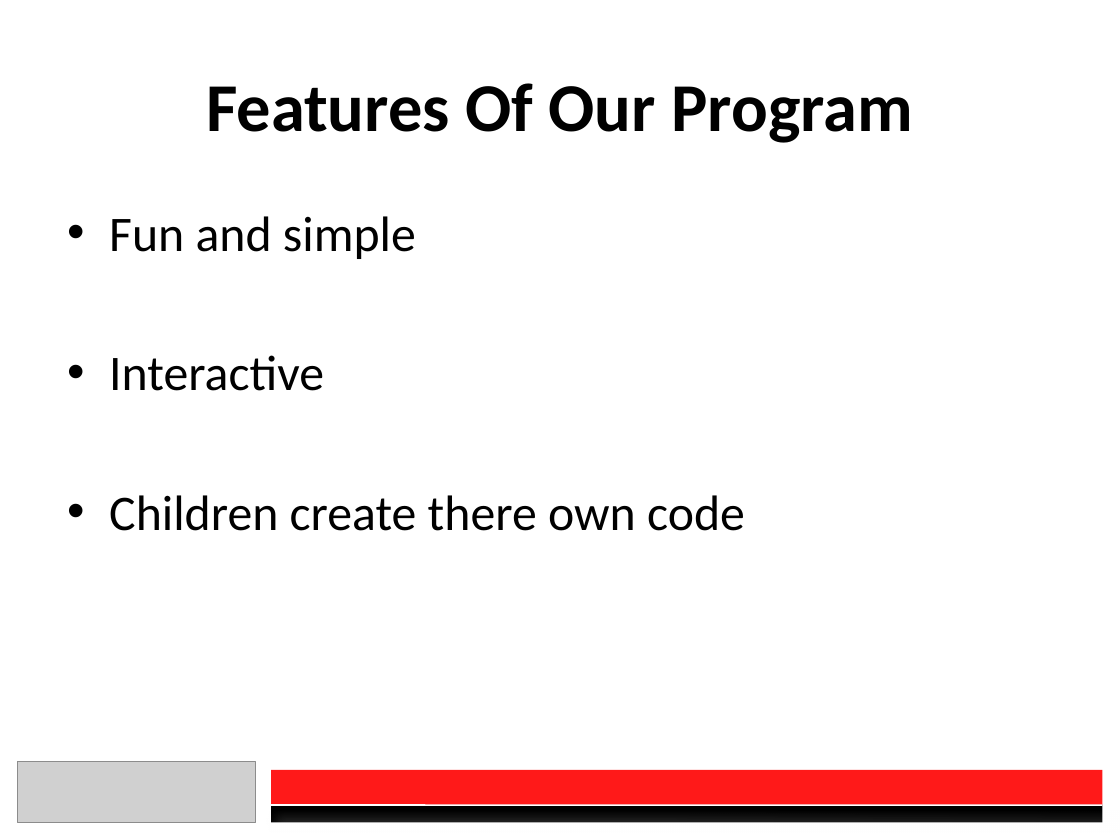
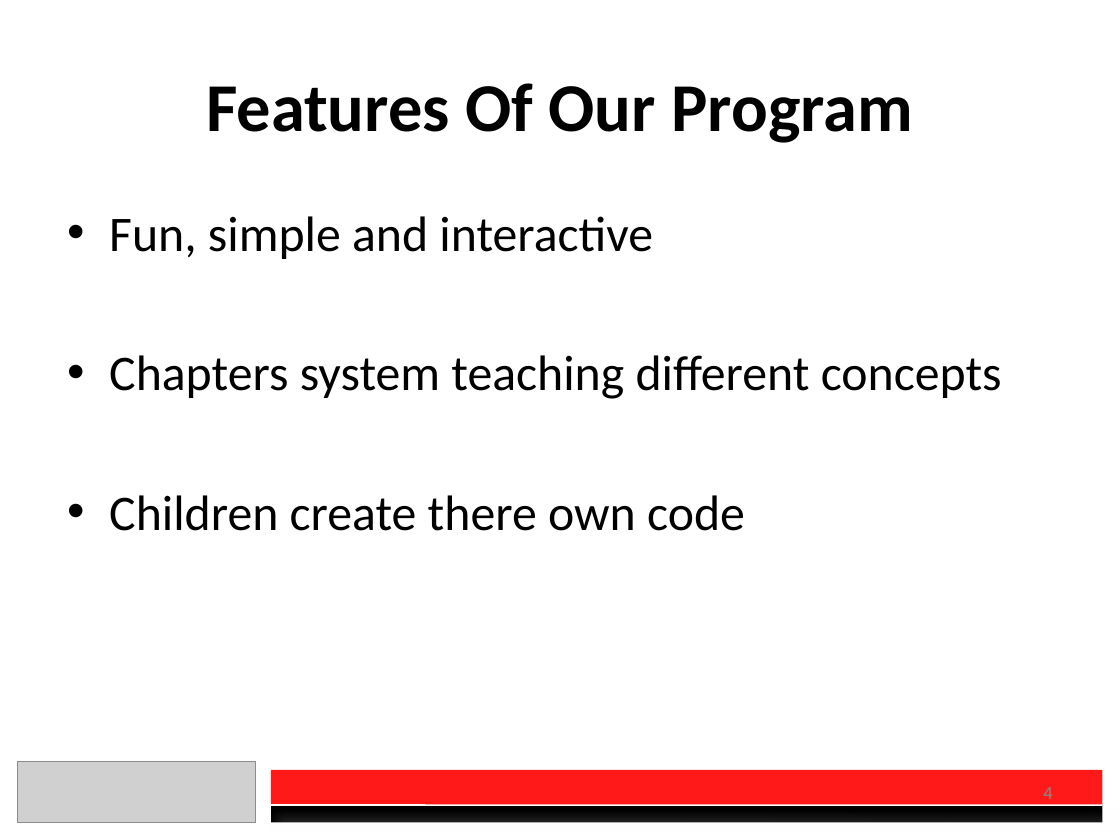
Before and after one commit to charberg/OEC2016, a slide deck: slide 4 of Presentation.pptx. Drawn at 1120x840 pixels with LibreOffice and Linux fonts; fonts in the diff are those of the drawing; grey boxes stand for pictures. Boxes give left, top, right and bottom in pixels: in the first picture for what was removed or moved away, otherwise in the second. Text is boxed around its words. In the diff, an @@ line names an element or a change of style, - is before the commit and + after.

```diff
--- a/Presentation.pptx
+++ b/Presentation.pptx
@@ text at <box>109,216,1002,399</box>: text changed @@
-• Fun and simple
-• Interactive
+• Fun, simple and interactive
+• Chapters system teaching different concepts
@@ page number added at <box>1043,787,1052,805</box>, 12 pt, text #8C8C8C @@
+4
```
Also in this commit, not shown: 8 other slides changed, 2 other files.
